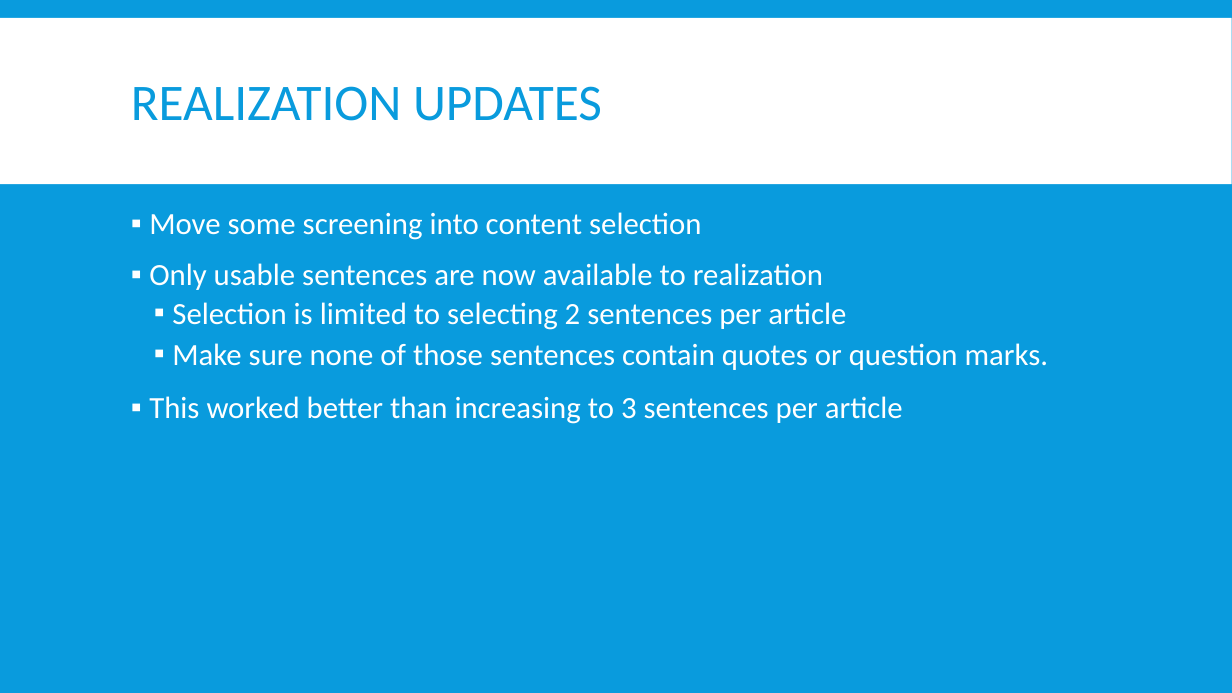
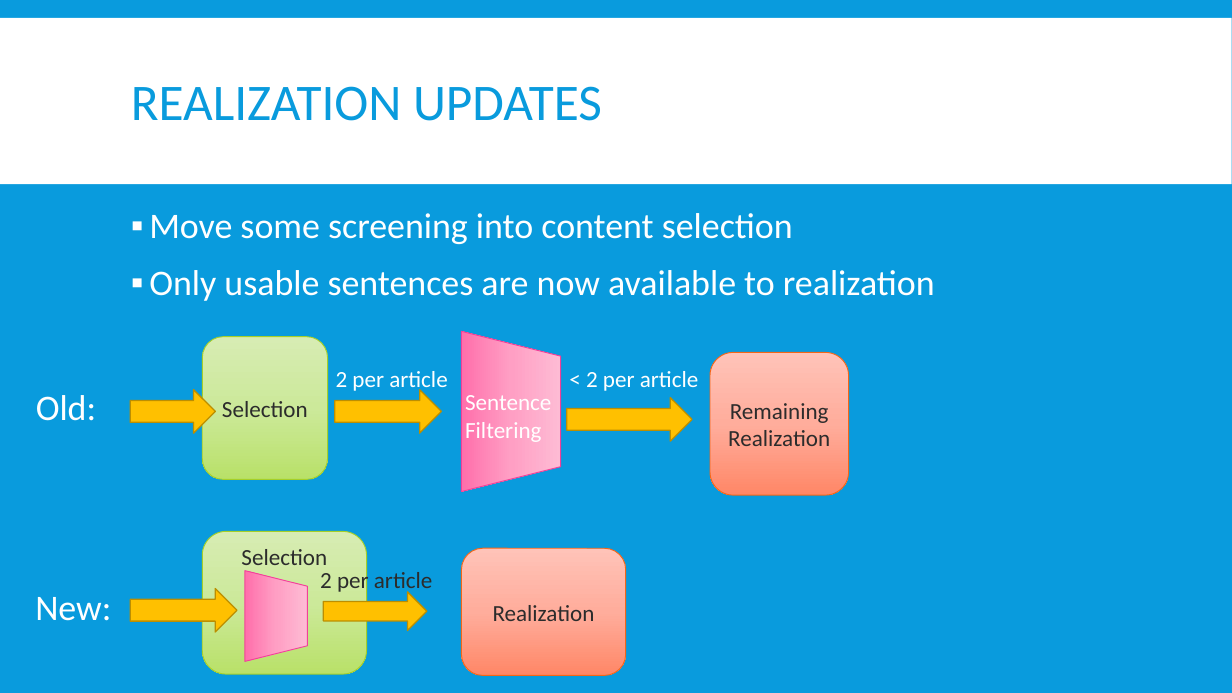
Before and after one commit to Mindful/ling-573, a slide deck: slide 8 of doc/D4_presentation.pptx. Drawn at 1232x693 pixels with LibreOffice and Linux fonts; fonts in the diff are those of the drawing. Boxes give left, top, right and bottom in pixels: in the first picture for what was removed or moved away, otherwise in the second. Text is boxed around its words. In the diff, an @@ line names an element or a change of style, - is before the commit and + after.

```diff
--- a/doc/D4_presentation.pptx
+++ b/doc/D4_presentation.pptx
@@ text "Move some screening into content ..." at [149, 213, 935, 301]: size 24 to 28 pt @@
@@ text at [149, 302, 1049, 424]: paragraphs removed @@
-  ▪ Selection is limited to selecting 2 sentences per article
-  ▪ Make sure none of those sentences contain quotes or question marks.
-▪ This worked better than increasing to 3 sentences per article
@@ rounded rectangle added at [202, 336, 328, 479], fill gradient #D8EDB3 to #CDEA9A to #BAE26A, outline #A5D028 0.75 pt, 18 pt, text #2C2C2C @@
+Selection
@@ trapezoid added at [461, 332, 560, 492], fill gradient #FFBCD5 to #FFA0C5 to #FF70AC, outline #F24099 0.75 pt @@
@@ rounded rectangle added at [710, 352, 848, 494], fill gradient #FFC4B8 to #FFAE9D to #FF8768, outline #F56617 0.75 pt, 18 pt, text #2C2C2C @@
+Remaining Realization
@@ text added at [336, 371, 447, 394], 18 pt, text #FFFFFF @@
+2 per article
@@ text added at [586, 371, 699, 391], 18 pt, text #FFFFFF @@
+< 2 per article
@@ text added at [36, 395, 96, 421], 28 pt, text #FFFFFF @@
+Old:
@@ right arrow added at [130, 390, 215, 433], fill #FFC000, outline #BD8E00 1 pt @@
@@ right arrow added at [335, 390, 442, 433], fill #FFC000, outline #BD8E00 1 pt @@
@@ text added at [465, 390, 551, 444], 18 pt, text #FFFFFF @@
+Sentence Filtering
@@ right arrow added at [567, 397, 692, 441], fill #FFC000, outline #BD8E00 1 pt @@
@@ rounded rectangle added at [202, 531, 367, 674], fill gradient #D8EDB3 to #CDEA9A to #BAE26A, outline #A5D028 0.75 pt, 18 pt, text #2C2C2C @@
+Selection
@@ text added at [320, 568, 432, 594], 18 pt, text #2C2C2C @@
+2 per article
@@ rounded rectangle added at [461, 548, 626, 676], fill gradient #FFC4B8 to #FFAE9D to #FF8768, outline #F56617 0.75 pt, 18 pt, text #2C2C2C @@
+Realization
@@ text added at [35, 597, 111, 621], 28 pt, text #FFFFFF @@
+New:
@@ right arrow added at [130, 589, 238, 632], fill #FFC000, outline #BD8E00 1 pt @@
@@ trapezoid added at [245, 571, 308, 662], fill gradient #FFBCD5 to #FFA0C5 to #FF70AC, outline #F24099 0.75 pt @@
@@ right arrow added at [323, 592, 427, 631], fill #FFC000, outline #BD8E00 1 pt @@
```
Also in this commit, not shown: 11 other slides changed, 4 slides removed.
